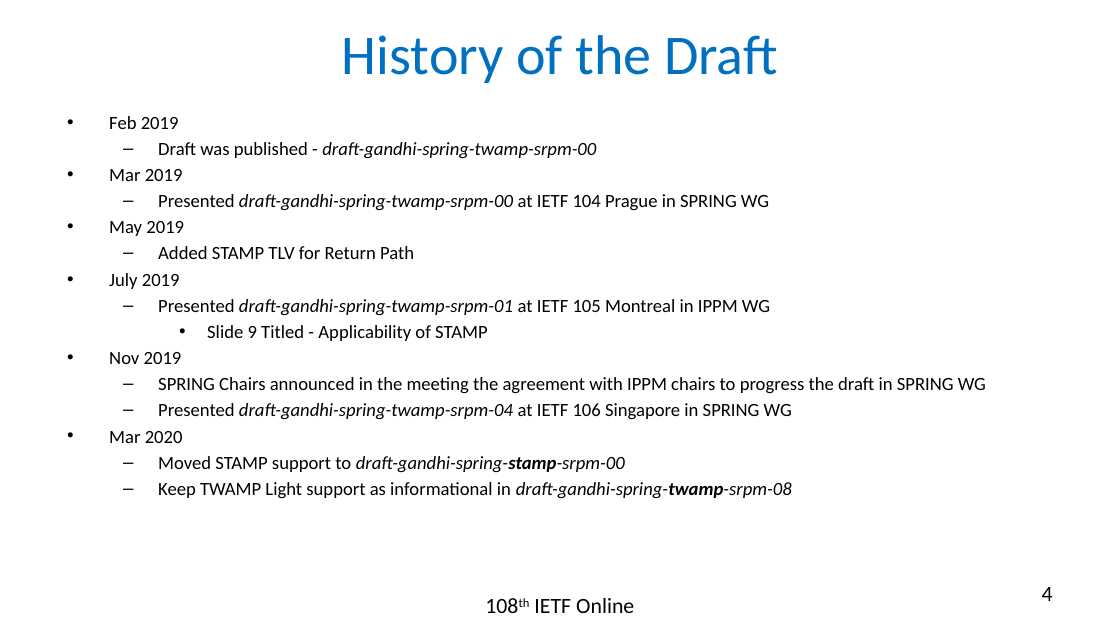
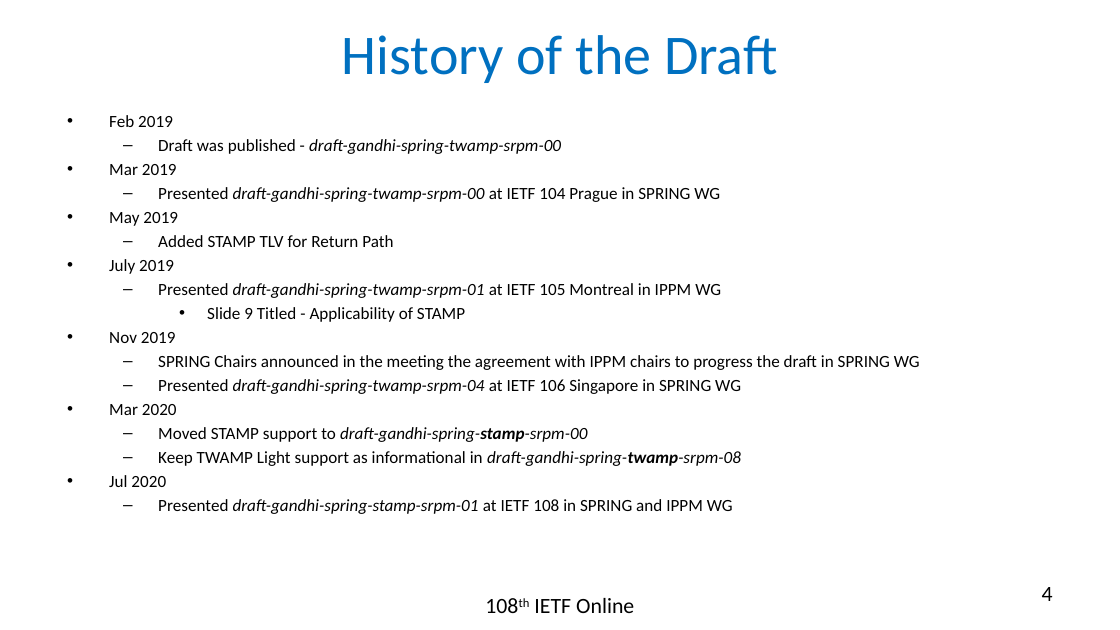
Before and after one commit to rakgandhi/ietf-slides, a slide deck: slide 4 of draft-gandhi-spring-stamp-srpm-01.pptx. Drawn at 1120x630 pixels with LibreOffice and Linux fonts; fonts in the diff are those of the drawing. Boxes give left, top, right and bottom in pixels: in the first picture for what was removed or moved away, otherwise in the second. Text is boxed around its words. In the diff, an @@ line names an element or a change of style, - is before the commit and + after.

```diff
--- a/draft-gandhi-spring-stamp-srpm-01.pptx
+++ b/draft-gandhi-spring-stamp-srpm-01.pptx
@@ text at <box>109,115,920,466</box>: size 12 to 11 pt in "Feb 2019", "Draft was published - draft-gandhi-spring-twamp-srpm-00", "Mar 2019", "Presented draft-gandhi-spring-twamp-srpm-00 at IETF 104 Prag ..." and 11 more places @@
@@ text at <box>109,475,733,514</box>: paragraphs added @@
+• Jul 2020
+  – Presented draft-gandhi-spring-stamp-srpm-01 at IETF 108 in SPRING and IPPM WG
```
Also in this commit, not shown: 5 other slides changed, 2 other files.
